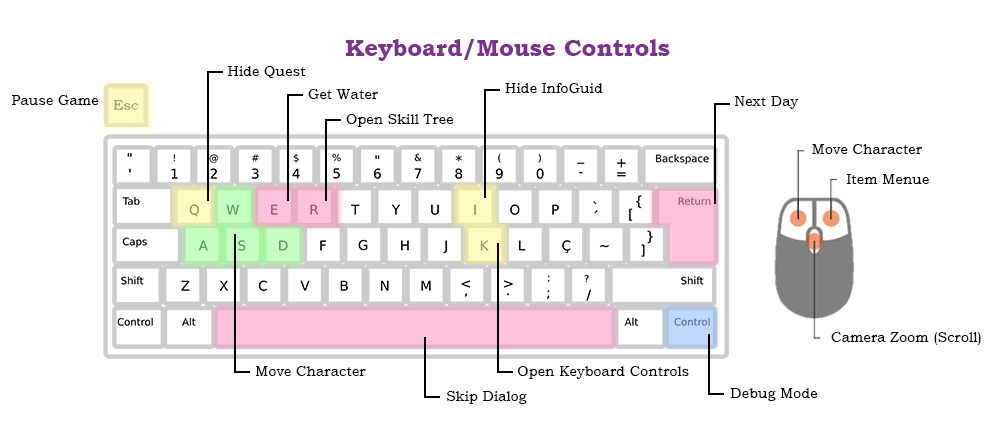
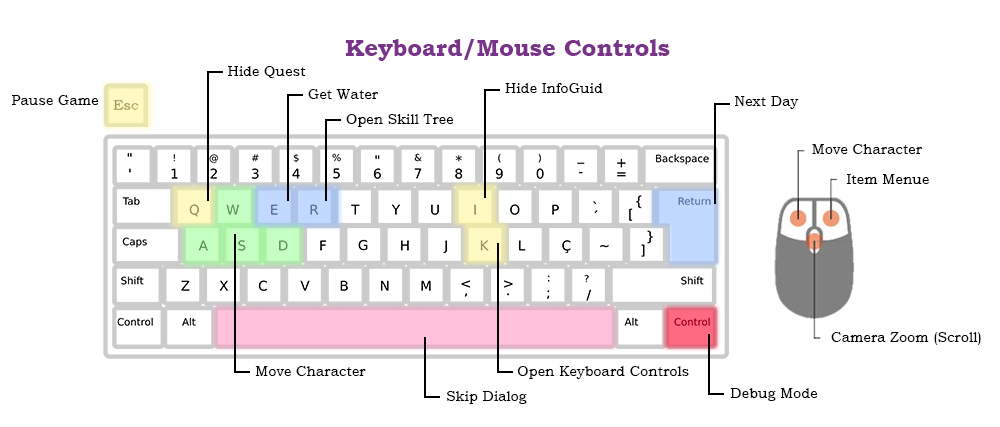
Layered file, before and after one edit (w=1000, h=427). Changes by layer:
painted on "Rektangel 1" (3rd of 14) over box(652, 189, 670, 226)
painted on "Rektangel 1" (4th of 14) over box(669, 189, 718, 265)
painted on "Rektangel 1" (6th of 14) over box(665, 307, 717, 348)
painted on "Rektangel 1" (7th of 14) over box(297, 186, 340, 227)
painted on "Rektangel 1" (8th of 14) over box(254, 186, 297, 227)
